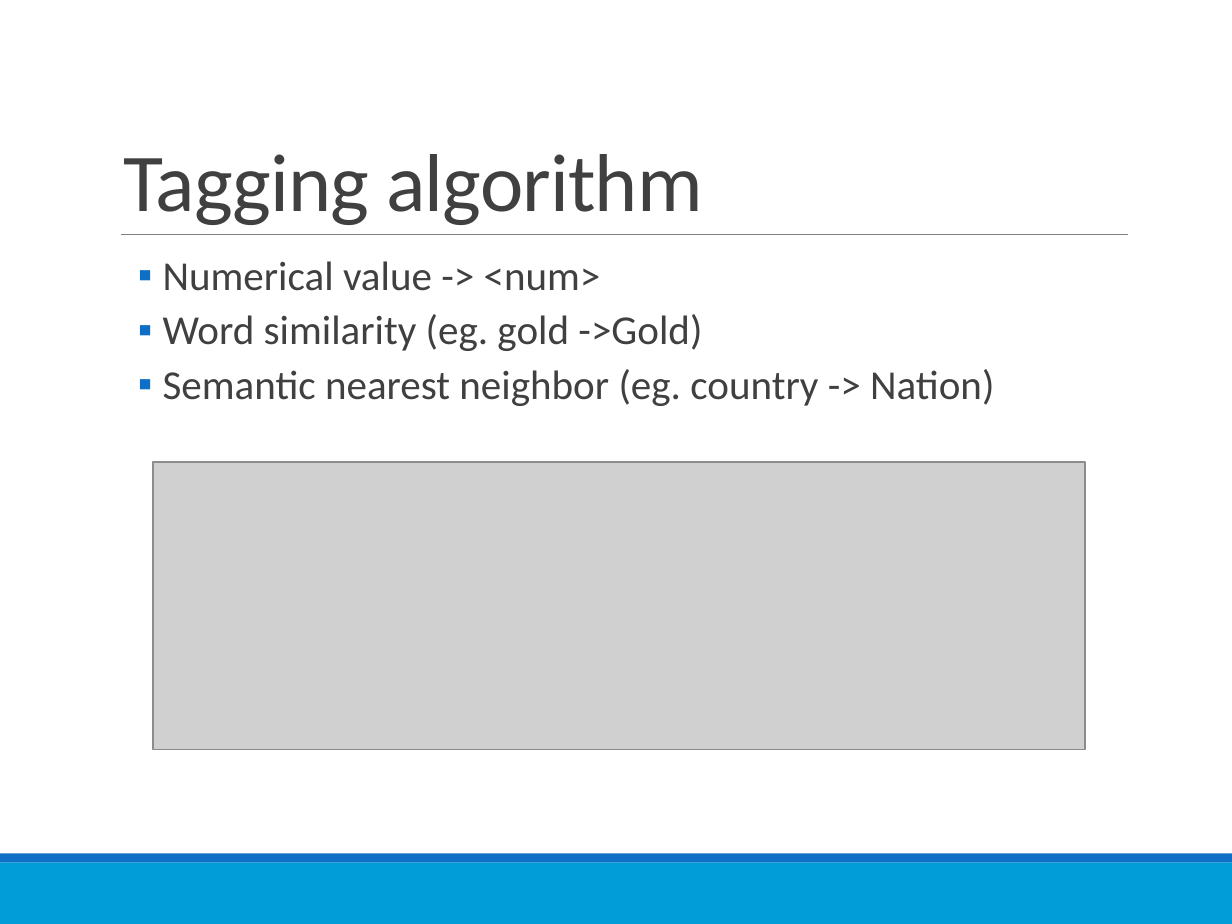
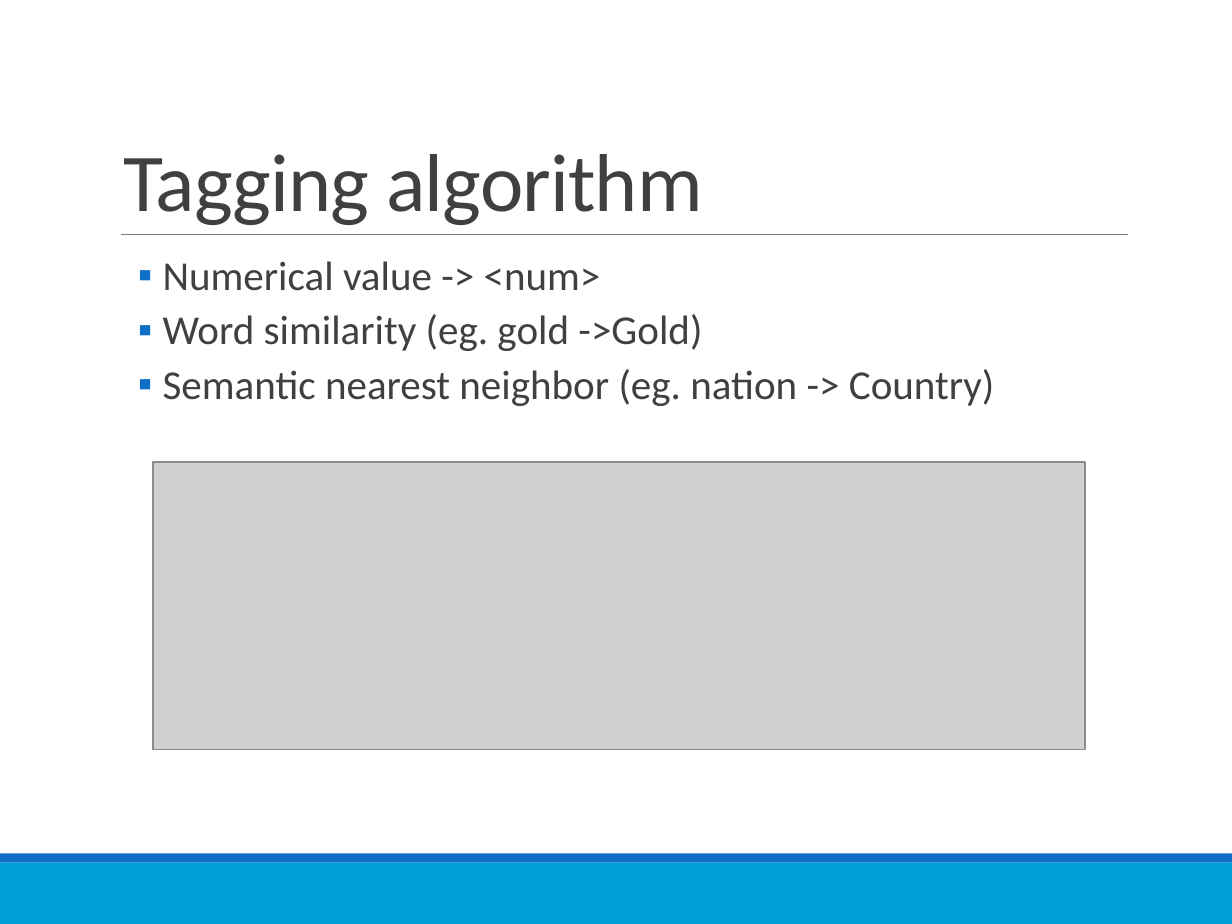
Before and after one commit to richardxiong/dnnQuery, a slide deck: slide 14 of dnnQuery.pptx (slide 13 before the commit). Drawn at 1232x924 pixels with LibreOffice and Linux fonts; fonts in the diff are those of the drawing; grey boxes stand for pictures. Boxes give left, top, right and bottom in pixels: in the first picture for what was removed or moved away, otherwise in the second. Text is boxed around its words. In the diff, an @@ line names an element or a change of style, - is before the commit and + after.

```diff
--- a/dnnQuery.pptx
+++ b/dnnQuery.pptx
@@ text at <box>163,369,995,406</box>: text changed @@
-  ▪ Semantic nearest neighbor (eg. country -> Nation)
+  ▪ Semantic nearest neighbor (eg. nation -> Country)
```
Also in this commit, not shown: 11 other slides changed, 2 slides added, 16 other files.
